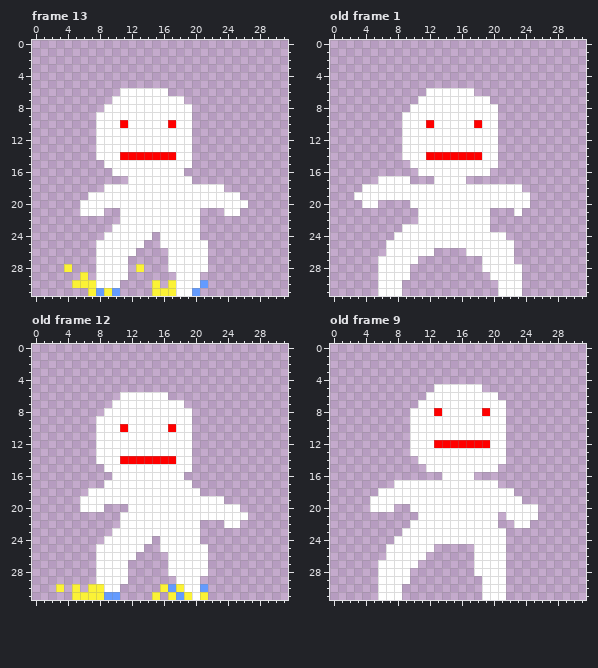
A pixel-art file gets an edit: Assets/Player/Player.aseprite. Above is the file before it was changed.
32x32 pixels, 13 frames. Shown: frame 13, old frame 1, old frame 12, old frame 9. The commit also changed other frames, which this record leaves out.
Now the later version:
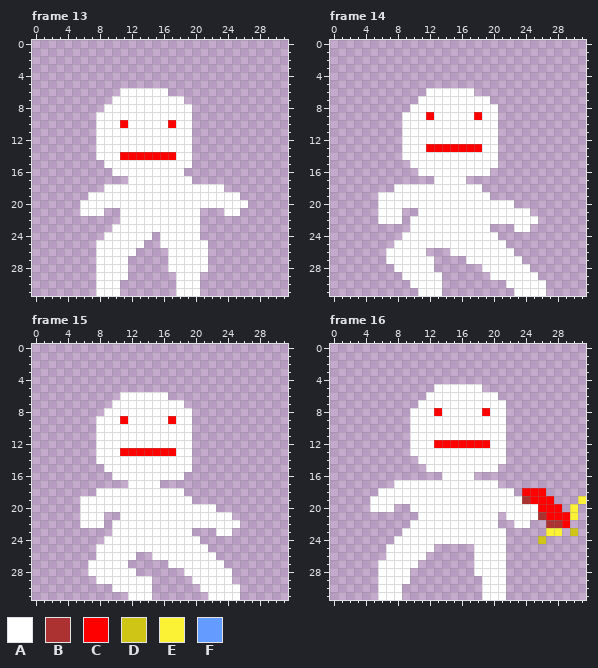
Palette (. is transparent): A #ffffff  B #ac3232  C #ff0000  D #cec517  E #fbf236  F #639bff
A new or re-ordered frame is compared with the old frame closest to it.
Edits made:
frames 13 -> 21
layer "Layer 4" added
layer "Layer 5" added
layer "Layer 2" now hidden
Frame 13:
Colour E gives way to colour A in row 31 at x 9.
Colour F gives way to colour A in row 31 at x 8, 10 and 20.
The edit erases colour E in row 28 at x 4 and 13; in row 29 at x 6; in row 30 at x 5 to 7, 15 and 17; in row 31 at x 7 and 15 to 17.
The edit erases colour F in row 30 at x 21.
Frame 14 is new; against old frame 1, layer "Layer 1":
The edit adds colour A in row 20 at x 6 to 9; in row 21 at x 6 to 8, 20 to 22 and 24; in row 22 at x 6 to 8, 10 and 20 to 25; in row 23 at x 23 to 24; in row 26 at x 15 to 16; in row 27 at x 11 to 12, 17 to 18 and 23.
The edit adds colour A in row 28 at x 10 to 12 and 24; in row 29 at x 10 to 13 and 24 to 25; in row 30 at x 10 to 13 and 24 to 26; in row 31 at x 11 to 13 and 24 to 26.
Colour C gives way to colour A in row 10 at x 12 and 18; in row 14 at x 12 to 18.
Colour A gives way to colour C in row 9 at x 12 and 18; in row 13 at x 12 to 18.
The edit erases colour A in row 17 at x 6 to 9; in row 18 at x 4 to 7 and 19 to 23; in row 19 at x 3 to 5 and 20 to 24; in row 20 at x 4 to 5 and 23 to 24; in row 23 at x 9; in row 24 at x 8 and 21.
The edit erases colour A in row 25 at x 7 and 22; in row 26 at x 12; in row 27 at x 6; in row 28 at x 6 to 7; in row 29 at x 6 to 8; in row 30 at x 6 to 8 and 21.
The edit erases colour A in row 31 at x 6 to 8 and 21 to 22.
Frame 15 is new; against old frame 12:
The edit adds colour A in row 20 at x 9 to 11; in row 21 at x 6 to 8; in row 22 at x 6 to 8, 10 and 21 to 23; in row 23 at x 23 to 24; in row 24 at x 15; in row 25 at x 14 to 15.
The edit adds colour A in row 26 at x 15 to 16 and 22; in row 27 at x 7 and 22 to 23; in row 28 at x 7, 12 and 22 to 24; in row 29 at x 12 to 14 and 21 to 24; in row 30 at x 11 to 14 and 22 to 25; in row 31 at x 12 to 14 and 22 to 25.
Colour C gives way to colour A in row 10 at x 11 and 17; in row 14 at x 11 to 17.
Colour F gives way to colour A in row 30 at x 21.
Colour A gives way to colour C in row 9 at x 11 and 17; in row 13 at x 11 to 17.
The edit erases colour A in row 17 at x 9 to 11 and 16 to 19; in row 18 at x 7 and 19 to 20; in row 19 at x 20 to 23; in row 20 at x 23 to 25; in row 21 at x 25 to 26; in row 23 at x 20.
The edit erases colour A in row 28 at x 17 to 18; in row 29 at x 18 to 19; in row 30 at x 9 and 19 to 20; in row 31 at x 20.
The edit erases colour E in row 30 at x 3, 5, 7 to 8, 16 and 18; in row 31 at x 5 to 8, 15, 17, 19 and 21.
The edit erases colour F in row 30 at x 17; in row 31 at x 9 to 10 and 18.
Frame 16 is new; against old frame 9, layers "Layer 5", "Layer 4":
The edit adds colour B in row 19 at x 24; in row 21 at x 26; in row 22 at x 27 to 28.
The edit adds colour C in row 18 at x 24 to 26; in row 19 at x 25 to 27; in row 20 at x 26 to 28; in row 21 at x 27 to 29; in row 22 at x 29.
The edit adds colour D in row 23 at x 30; in row 24 at x 26.
The edit adds colour E in row 19 at x 31; in rows 20 to 21 at x 30; in row 23 at x 27 to 28.
Changed places in both pictures, as pixel boxes (x1, y1, x2, y2):
changed: (64, 264, 208, 296)
changed: (354, 112, 546, 296)
changed: (56, 416, 248, 600)
added: (522, 488, 586, 544)
